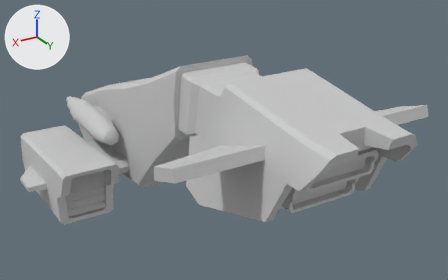
Two versions of the FBX model Galactic Battle League/Assets/Models/Tank_Military_Light.FBX, one commit apart.
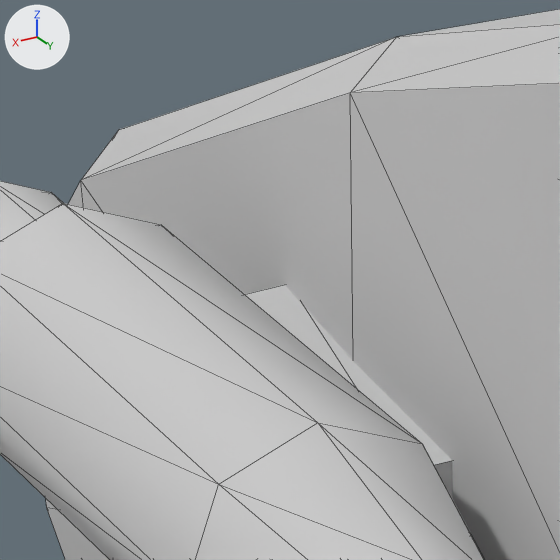
There are two pictures of each version: one whole from a 50 mm camera at (2.33, 4.5, 3.31) aimed at (-0.26, 0.19, 1.16), one close up on the part from 17% to 27% of the width and 29% to 46% of the height. The axes (+X, +Y, +Z) are drawn at upper left. The lights are the same throughout. The close-ups show mesh edges as thin lines. Where no turn or scale is listed for an object, it has been applied to the vertices. Vertices at the same position are counted once.

In view in the first close-up: 'Tank_Military_Light_Body', 'Tank_Military_Light_Canon'.
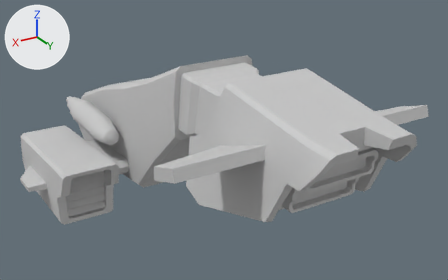
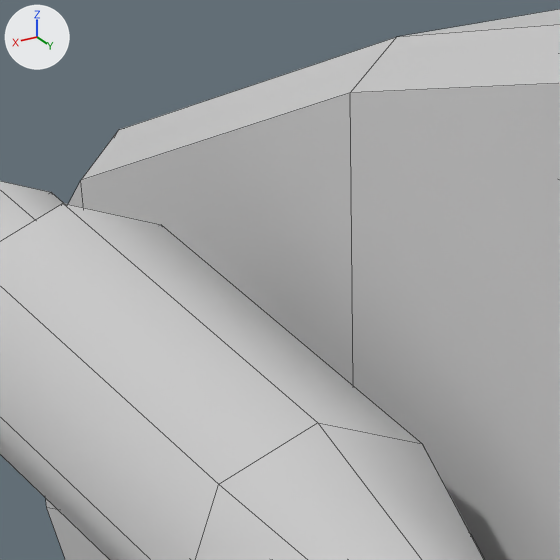
Pixel boxes (x1, y1, x2, y2) of what changed, in the close-ups (560 x 560 px):
part 1 of me_mesh, deleted
    before: (245, 285, 453, 500)

Diff of the bpy script that builds the scene:
```diff
--- a/Galactic Battle League/Assets/Models/Tank_Military_Light.FBX.py
+++ b/Galactic Battle League/Assets/Models/Tank_Military_Light.FBX.py
@@ mat_material__162 @@
+mat_material__162 = principled_material('Material #162')
+mat_material__162.base_color = (0.588, 0.588, 0.588)  # light grey #cacaca
+mat_material__162.roughness = 0.859
@@ me_mesh @@
 me_mesh.from_pydata(...)  # 932 vertices, 1480 faces; spans x -1.31..1.31, y -2.25..2.25, z 0.37..2.06
 # used by ob_tank_military_light_body; location = (0.0, 0.0, 0.0)
-me_mesh.materials.append(mat_material__0)  # light grey #cacaca
+# me_mesh part 1: the loose piece of 8 vertices spanning x 0.41..0.48, y -1.08..-0.63, z 1.13..1.2 is deleted
+me_mesh.materials.append(mat_material__162)  # light grey #cacaca
```
